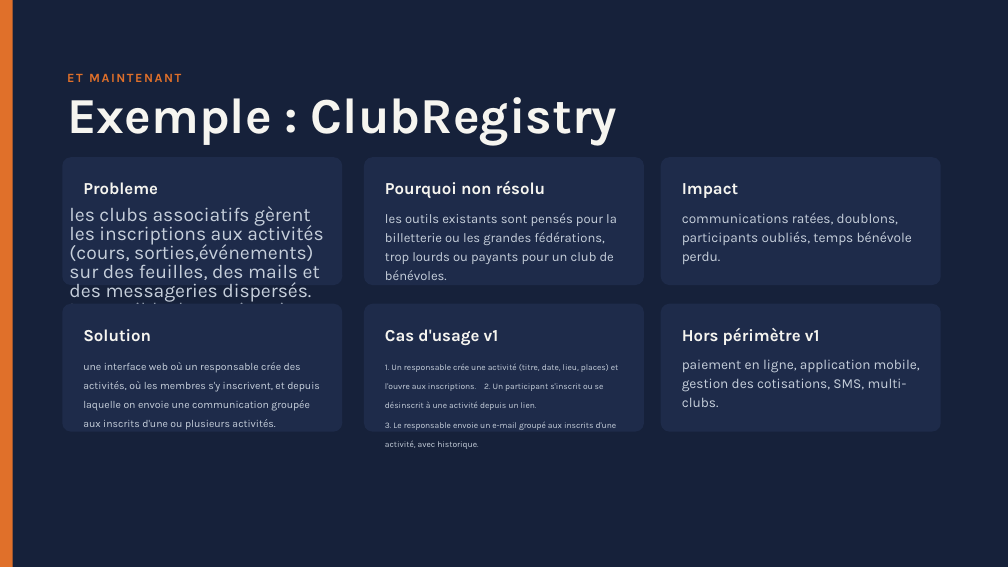
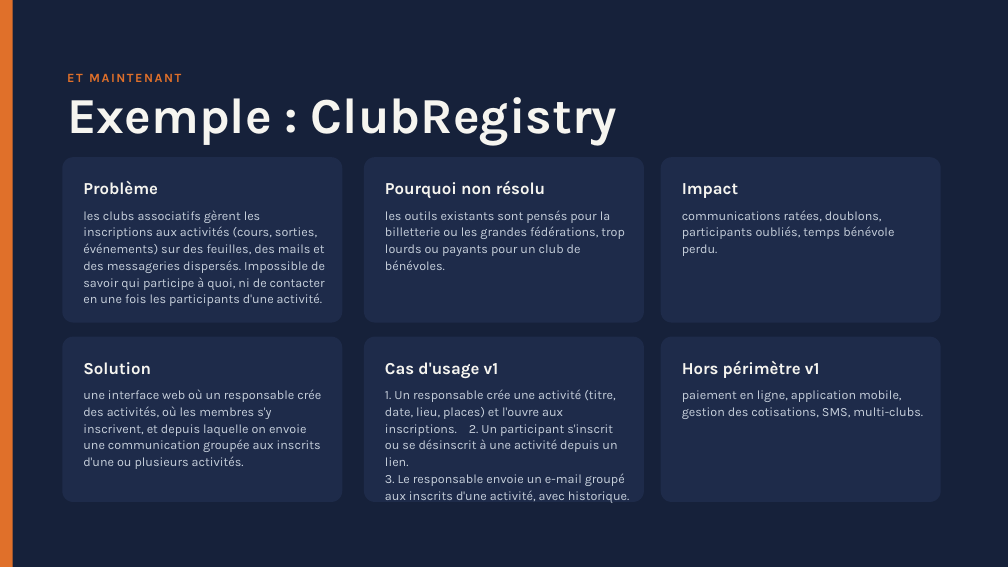
Before and after one commit to CCoupel/Claude-Launcher, a slide deck: slide 25 of Claude Code et le template projet.pptx. Drawn at 1008x567 pixels with LibreOffice and Linux fonts; fonts in the diff are those of the drawing. Boxes give left, top, right and bottom in pixels: in the first picture for what was removed or moved away, otherwise in the second. Text is boxed around its words. In the diff, an @@ line names an element or a change of style, - is before the commit and + after.

```diff
--- a/Claude Code et le template projet.pptx
+++ b/Claude Code et le template projet.pptx
@@ rounded rectangle: place and size @@
-rounded rectangle at bbox=[62, 157, 342, 285]
+rounded rectangle at bbox=[62, 157, 342, 323]
@@ rounded rectangle: place and size @@
-rounded rectangle at bbox=[364, 157, 644, 285]
+rounded rectangle at bbox=[364, 157, 644, 323]
@@ rounded rectangle: place and size @@
-rounded rectangle at bbox=[661, 157, 941, 285]
+rounded rectangle at bbox=[661, 157, 941, 323]
@@ text at bbox=[83, 181, 158, 194]: text changed @@
-Probleme
+Problème
@@ text "les outils existants sont pensés ..." at bbox=[385, 210, 625, 270]: size 12.3 to 12 pt; line spacing 18.2pt to 16pt @@
@@ text "communications ratées, doublons, participants oubliés, ..." at bbox=[682, 210, 894, 256]: size 13 to 12 pt; line spacing 18.2pt to 16pt @@
@@ text at bbox=[83, 210, 325, 306]: text changed; size 18.4 to 12 pt @@
-les clubs associatifs gèrent les inscriptions aux activités (cours, sorties,événements) sur des feuilles, des mails et des messageries dispersés. Impossible de savoir qui participe à quoi, ni de contacter en une fois les participants d'une activité.
+les clubs associatifs gèrent les inscriptions aux activités (cours, sorties, événements) sur des feuilles, des mails et des messageries dispersés. Impossible de savoir qui participe à quoi, ni de contacter en une fois les participants d'une activité.
@@ rounded rectangle: place and size @@
-rounded rectangle at bbox=[62, 304, 342, 432]
+rounded rectangle at bbox=[62, 337, 342, 502]
@@ rounded rectangle: place and size @@
-rounded rectangle at bbox=[364, 304, 644, 432]
+rounded rectangle at bbox=[364, 337, 644, 502]
@@ rounded rectangle: place and size @@
-rounded rectangle at bbox=[661, 304, 941, 432]
+rounded rectangle at bbox=[661, 337, 941, 502]
@@ 3 texts: place and size @@
-3 texts at bbox=[83, 328, 820, 345]
+3 texts at bbox=[83, 361, 820, 378]
@@ text "une interface web où un ...": place and size @@
-text "une interface web où un ..." at bbox=[83, 362, 320, 430]
+text "une interface web où un ..." at bbox=[83, 389, 321, 469]
@@ text "une interface web où un ..." at bbox=[83, 389, 321, 469]: size 10 to 12 pt; line spacing 18.2pt to 16pt @@
@@ text "1. Un responsable crée une ...": place and size @@
-text "1. Un responsable crée une ..." at bbox=[385, 363, 619, 449]
+text "1. Un responsable crée une ..." at bbox=[385, 389, 630, 503]
@@ text "1. Un responsable crée une ..." at bbox=[385, 389, 630, 503]: size 8.1 to 12 pt; line spacing 18.2pt to 16pt @@
@@ text "paiement en ligne, application mobile, ..." at bbox=[682, 390, 923, 419]: size 13 to 12 pt; line spacing 18.2pt to 16pt @@
@@ text "paiement en ligne, application mobile, ...": place and size @@
-text "paiement en ligne, application mobile, ..." at bbox=[682, 359, 920, 407]
+text "paiement en ligne, application mobile, ..." at bbox=[682, 390, 923, 419]
```
Also in this commit, not shown: 3 other slides changed, 1 other file.
